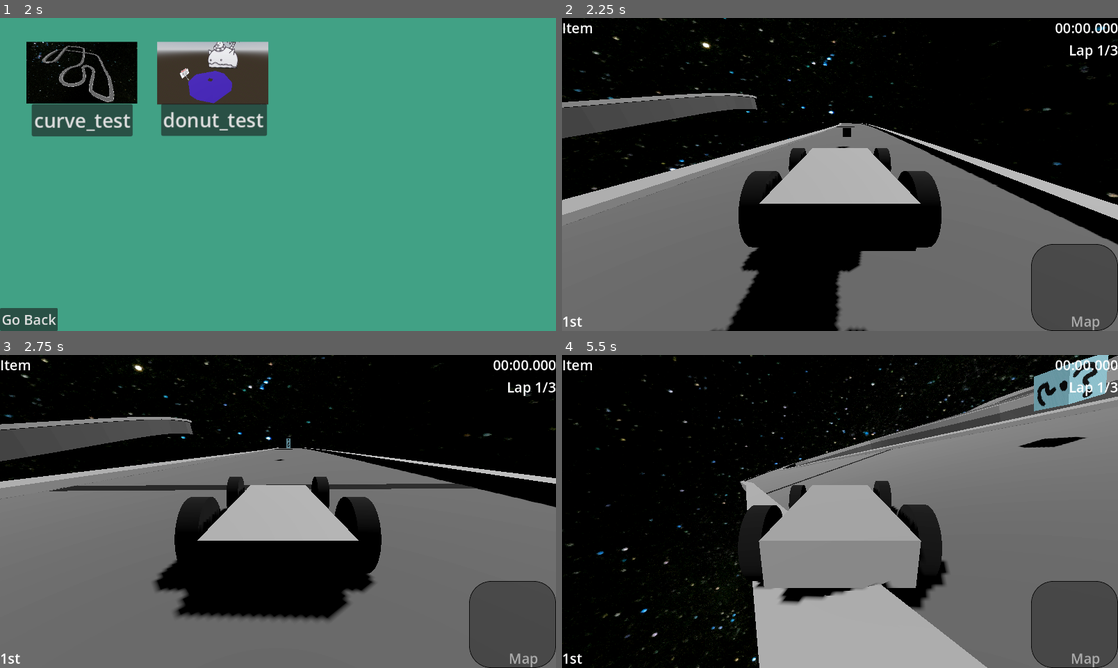
Above: before the commit, frames 1-4 (two rows, left to right).
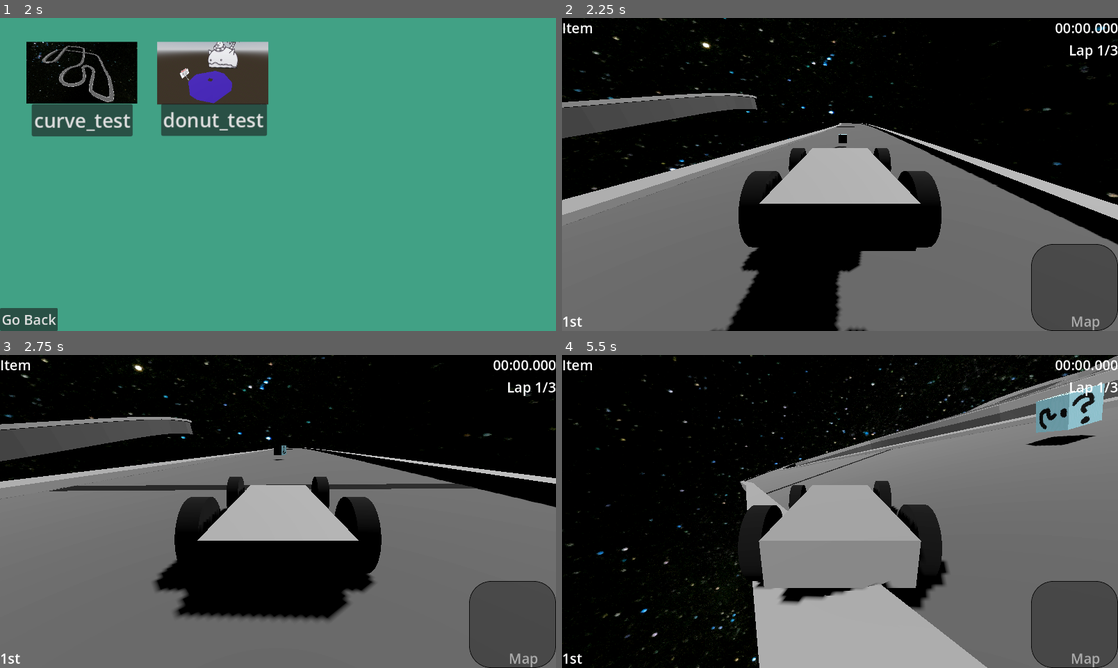
Above: after the commit, the same moments.

Repository: worcestertechnicalhighschool/kart-racer-origin
Game: Godot game, scene res://scenes/ui_scenes/menus/title_screen.tscn
Same seed, same stepped clock (60 frames per second), same inputs: the game is played once before the commit and once after it.
Inputs:
- Up to frame 1 (2 s): click "Single Player" at 0.5 s; click "Single Player" at 1.25 s
- Up to frame 2 (2.25 s): click "curve_test" at 2 s
- Up to frame 3 (2.75 s): no input
- Up to frame 4 (5.5 s): hold D (right) 2.78-3.53 s; hold Shift (drift) 2.78-3.53 s; hold S (backward) 3.53-4.28 s; tap Shift (drift) at 3.6, 5.1 s; hold D (right) 4.28-5.03 s; hold Shift (drift) 4.28-5.03 s; hold W (forward) from 5.03 s (still down)

Frame 1 is identical in both runs. In frame 2, less than 0.1% of the frame differs, in the area x 48-52%, y 35-42%; in frame 3, less than 0.1%; in frame 4, 2.3%, in the area x 82-99%, y 0-30%.

Commit message:
changed inventory script a bit

Diff:
--- a/scenes/map_scenes/curve_test.tscn
+++ b/scenes/map_scenes/curve_test.tscn
@@ -133,4 +133,4 @@
 shape = SubResource("ConvexPolygonShape3D_x5nv1")
 
 [node name="ItemBox" parent="." instance=ExtResource("5_vu073")]
-transform = Transform3D(1, 0, 0, 0, 1, 0, 0, 0, 1, 346.981, 18.7061, 263.661)
+transform = Transform3D(1, 0, 0, 0, 1, 0, 0, 0, 1, 346.555, 17.9494, 263.94)
--- a/scripts/car.gd
+++ b/scripts/car.gd
@@ -25,6 +25,7 @@
 @onready var flwheel = $FrontLeftWheel
 @onready var frwheel = $FrontRightWheel
 @onready var camera = $Cameras/FrontCamera
+@export var inventory = []
 @export var MAX_STEER = 0.9
 @export var ENGINE_POWER = 500
 @onready var ui = $Ui
--- a/scripts/inventory.gd
+++ b/scripts/inventory.gd
@@ -1,3 +1 @@
 extends Control
-
-@export var inventory = []
--- a/scripts/item_box.gd
+++ b/scripts/item_box.gd
@@ -4,9 +4,12 @@
 var tween_playing = false
 
 func _on_area_3d_body_entered(body: Node3D) -> void:
-	var inventory = body.find_child("Inventory")
+	if body is VehicleBody3D:
+		var inventory = body.inventory
 
-	queue_free()
+		print(inventory)
+
+		queue_free()
 
 func _process(_delta: float) -> void:
 	if not tween_playing:
Not shown, changed: .gitignore
